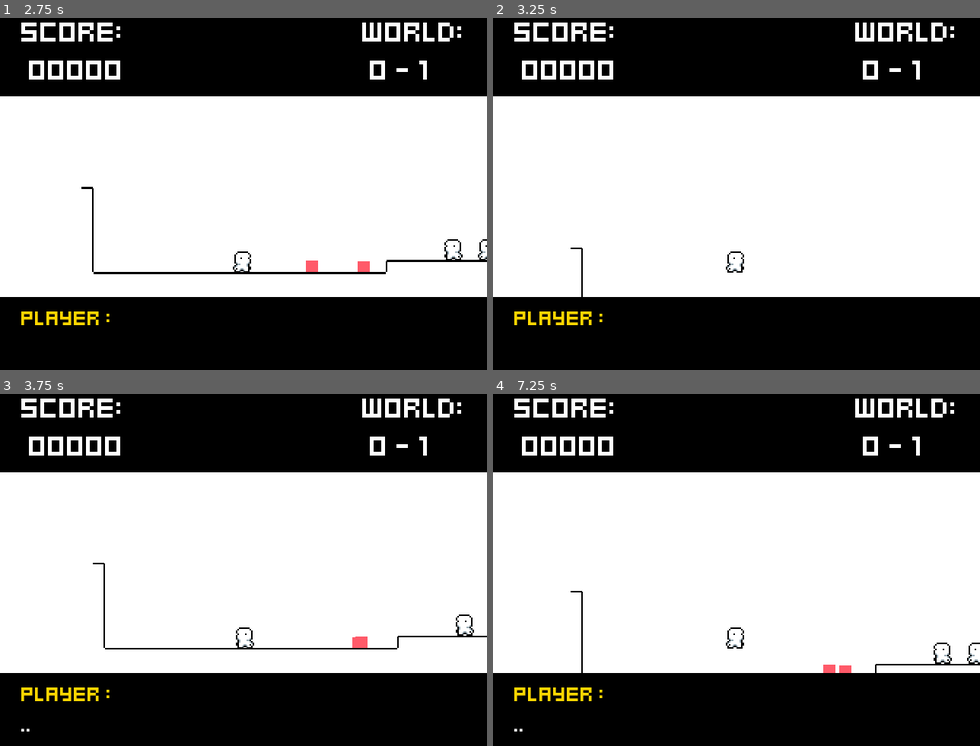
Above: before the commit, frames 1-4 (two rows, left to right).
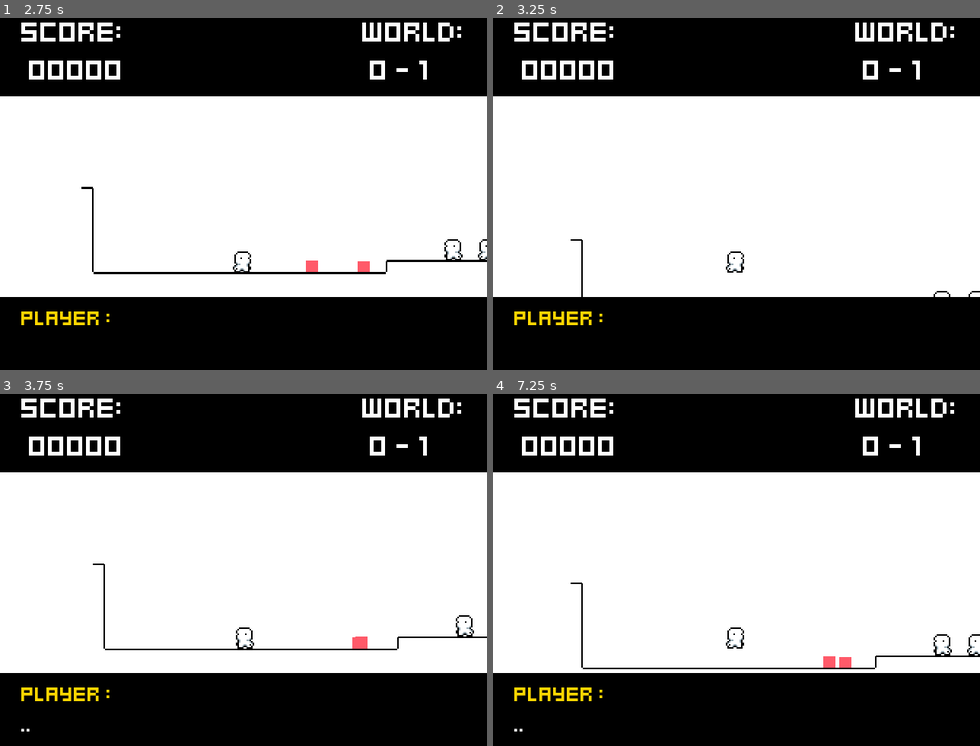
Above: after the commit, the same moments.

Repository: Schweem/AltPlatformMovement
Game: Godot game, scene res://scenes/maps/mainScene.tscn
Same seed, same stepped clock (60 frames per second), same inputs: the game is played once before the commit and once after it.
Inputs:
- Up to frame 1 (2.75 s): hold Right (ui_right) 0.53-1.28 s; tap Z (interact) at 0.6, 1.35, 2.1 s; hold Down (ui_down) 1.28-2.03 s; hold Right (ui_right) from 2.03 s (still down)
- Up to frame 2 (3.25 s): release Right (ui_right) at 2.78 s; hold Up (ui_up) from 2.78 s (still down); tap Z (interact) at 2.85 s
- Up to frame 3 (3.75 s): release Up (ui_up) at 3.53 s; hold Left (ui_left) from 3.53 s (still down); tap Z (interact) at 3.6 s
- Up to frame 4 (7.25 s): tap Z (interact) every 0.75 s from 4.35 to 6.6 s; release Left (ui_left) at 5.03 s; hold Down (ui_down) 5.03-5.78 s; hold Right (ui_right) 5.78-6.53 s; hold Up (ui_up) from 6.53 s (still down)

Frame 1 is identical in both runs. In frame 2, less than 0.1% of the frame differs, in the area x 15-100%, y 62-80%; in frame 3, 0.4%; in frame 4, 0.9%, in the area x 15-100%, y 53-80%.

Commit message:
some fixes some bugs
+ generally things are pretty good
+ enemy collision now inconsistent
+ enemy collision also creates a crash sometimes
+ fixing later or tmr

Diff:
--- a/floatTesting/scenes/mainPlayer.tscn
+++ b/floatTesting/scenes/mainPlayer.tscn
@@ -8,7 +8,7 @@
 [ext_resource type="Texture2D" uid="uid://cdcxjkud3x20n" path="res://sprites/interactionMarker.png" id="6_5blhr"]
 
 [sub_resource type="RectangleShape2D" id="RectangleShape2D_7rh1f"]
-size = Vector2(10, 7)
+size = Vector2(9, 3.5)
 
 [sub_resource type="SpriteFrames" id="SpriteFrames_0nhd1"]
 animations = [{
@@ -22,13 +22,14 @@
 }]
 
 [node name="playerAnchor" type="Node2D" groups=["player"]]
+process_physics_priority = 1
 script = ExtResource("1_c4xo6")
 
 [node name="CharacterBody2D" type="CharacterBody2D" parent="." groups=["player"]]
 scale = Vector2(2, 2)
 
 [node name="dialougeTrigger" type="CollisionShape2D" parent="CharacterBody2D"]
-position = Vector2(5, 1.5)
+position = Vector2(-0.5, -2.25)
 shape = SubResource("RectangleShape2D_7rh1f")
 
 [node name="Camera2D" type="Camera2D" parent="CharacterBody2D"]
--- a/floatTesting/scenes/testEnemy.tscn
+++ b/floatTesting/scenes/testEnemy.tscn
@@ -8,13 +8,13 @@
 [sub_resource type="RectangleShape2D" id="RectangleShape2D_817mj"]
 size = Vector2(16, 16)
 
-[node name="testEnemy" type="Node2D"]
+[node name="testEnemy" type="Node2D" groups=["enemy"]]
 position = Vector2(-105, -16)
 script = ExtResource("1_qqvn7")
 
-[node name="CharacterBody2D" type="CharacterBody2D" parent="."]
+[node name="CharacterBody2D" type="CharacterBody2D" parent="." groups=["enemy"]]
 
-[node name="CollisionShape2D" type="CollisionShape2D" parent="CharacterBody2D"]
+[node name="CollisionShape2D" type="CollisionShape2D" parent="CharacterBody2D" groups=["enemy"]]
 shape = SubResource("RectangleShape2D_1rrbh")
 
 [node name="ColorRect" type="ColorRect" parent="CharacterBody2D"]
@@ -23,12 +23,13 @@
 offset_right = 8.0
 offset_bottom = 8.0
 color = Color(1, 0.352941, 0.411765, 1)
+metadata/_edit_use_anchors_ = true
 
 [node name="wallCast" type="RayCast2D" parent="CharacterBody2D"]
 target_position = Vector2(16, 0)
 collide_with_areas = true
 
-[node name="feet" type="Area2D" parent="CharacterBody2D" groups=["enemy"]]
+[node name="feet" type="Area2D" parent="CharacterBody2D"]
 
 [node name="CollisionShape2D" type="CollisionShape2D" parent="CharacterBody2D/feet"]
 shape = SubResource("RectangleShape2D_817mj")
--- a/floatTesting/scripts/movingObject.gd
+++ b/floatTesting/scripts/movingObject.gd
@@ -24,15 +24,16 @@
 #
 # Used to flip the moving body on wall collisions
 func handleDir(delta):
-	if dirRay.is_colliding():
-		if dirRay.get_collider().is_in_group("walls") and canFlip:
-			facing = -facing
-			dirRay.target_position = -dirRay.target_position
-			canFlip = false
+	if dirRay != null:
+		if dirRay.is_colliding():
+			if dirRay.get_collider().is_in_group("walls") and canFlip:
+				facing = -facing
+				dirRay.target_position = -dirRay.target_position
+				canFlip = false
+			else:
+				pass
 		else:
 			pass
-	else:
-		pass
 
 # func -- move
 # args -- delta from physics proccess
@@ -40,8 +41,9 @@
 # Used to move the body across the world space
 func move(delta):
 	position.x += MOVESPEED * facing * delta
-	if !dirRay.is_colliding():
-		canFlip = true
+	if !dirRay == null:
+		if !dirRay.is_colliding():
+			canFlip = true
 
 # func -- handleGravity
 # args -- delta from physics proccess
@@ -56,7 +58,7 @@
 		grounded = true
 
 func offGround(area):
-	print('fuck colliders')
+	#print('fuck colliders')
 	if area.is_in_group("walls"):
 		grounded = false
 
@@ -67,6 +69,6 @@
 
 
 func offSolidGround(body):
-	print('fuck tilesets')
+	#print('fuck tilesets')
 	if body.is_in_group("walls"):
 		grounded = false
--- a/floatTesting/scripts/playerController.gd
+++ b/floatTesting/scripts/playerController.gd
@@ -4,7 +4,6 @@
 @onready var worldSpace : Node2D = get_tree().current_scene.get_child(1) # second child is world, first is player
 
 #collision casts and cast arrays
-@onready var floorMark : CollisionShape2D = $Area2D/floor
 @onready var wallMark : RayCast2D = $CharacterBody2D/wallCast
 @onready var topCol : Node2D = $CharacterBody2D/topColliders
 @onready var botCol : Node2D = $CharacterBody2D/botColliders
@@ -135,7 +134,7 @@
 		var currentBotRay : RayCast2D = botCol.get_child(i) # init bottom array too
 		botColArray.append(currentBotRay) # add bottom ray to array
 		currentBotRay.enabled = true # and the bottom one
-		currentBotRay.target_position.y = 10
+		currentBotRay.target_position.y = 8
 
 	# top colliders
 	for i in range(topCol.get_child_count()): # go through the raycasts that look up at the night sky
@@ -172,6 +171,16 @@
 		if botCheckRay.is_colliding(): # collision
 			var collider = botCheckRay.get_collider()
 			if collider != null:
+
+				if collider.is_in_group("enemy"):
+					print('enemy')
+					worldSpace.position.y += JUMPHEIGHT
+					var target = collider
+					target.queue_free()
+					dialougeController.score += 1 #TODO -- hook this up to a score manager
+					dialougeController.speak({"*poof*" : "enemy"}, 0) #TODO -- hook this up to a manager too (placeholder though)
+					break
+
 				if collider.is_in_group("walls"): # with the walls + floor
 					var distance = floor(position.y - botCheckRay.get_collision_point().y) # calculate distance to point
 
@@ -184,13 +193,6 @@
 						activeCollisions += 1
 						break # move to next ray
 
-				elif botCheckRay.is_colliding() and collider.is_in_group("enemy"):
-					worldSpace.position.y += JUMPHEIGHT
-					var target = collider.get_parent().get_parent()
-					target.queue_free()
-					dialougeController.score += 1 #TODO -- hook this up to a score manager
-					dialougeController.speak({"*poof*" : "enemy"}, 0) #TODO -- hook this up to a manager too (placeholder though)
-
 		else: # not colliding
 			if activeCollisions > 0:
 				activeCollisions -= 1 # remove collision status
--- a/floatTesting/scripts/uiController.gd
+++ b/floatTesting/scripts/uiController.gd
@@ -105,7 +105,7 @@
 			# TODO -- if exceeding current size of color array, make a new Color(randint(0,256),(0,256),(0,256)) something like that
 			else:
 				colorDict[name] = Color.WHITE_SMOKE # placeholder
-	print(colorDict)
+	#print(colorDict)
 
 # func -- cleanUpLabels
 # args -- speaker richtextlabel and body text richtextlabel
